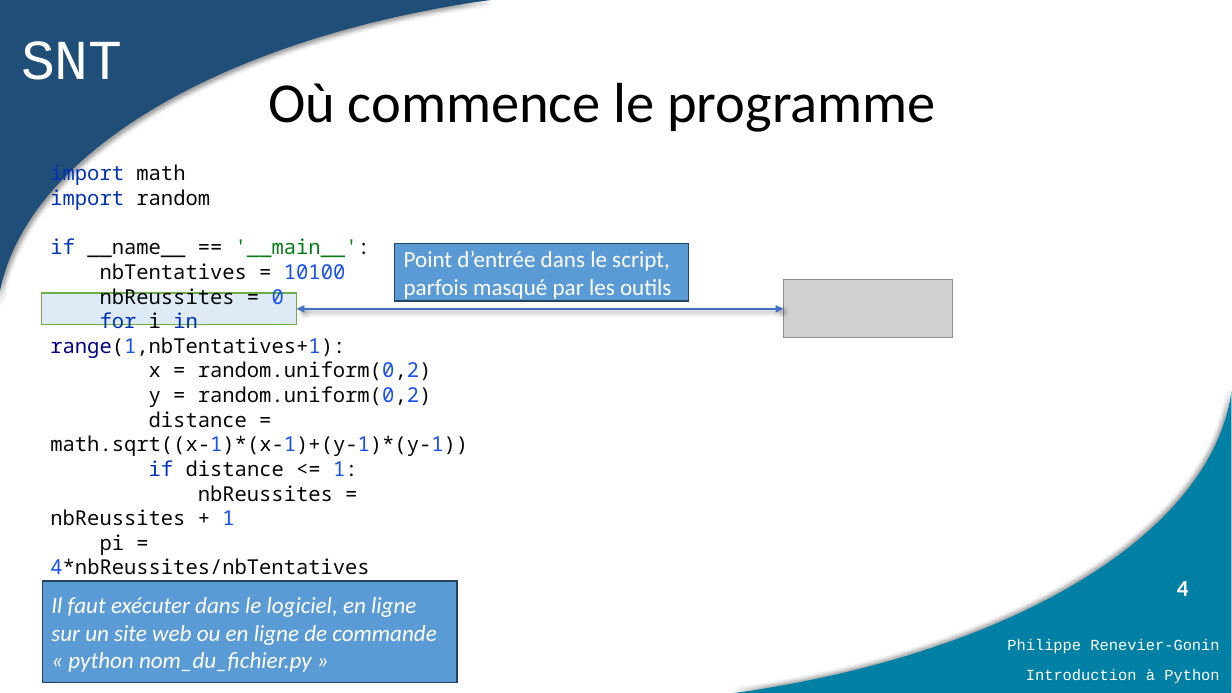
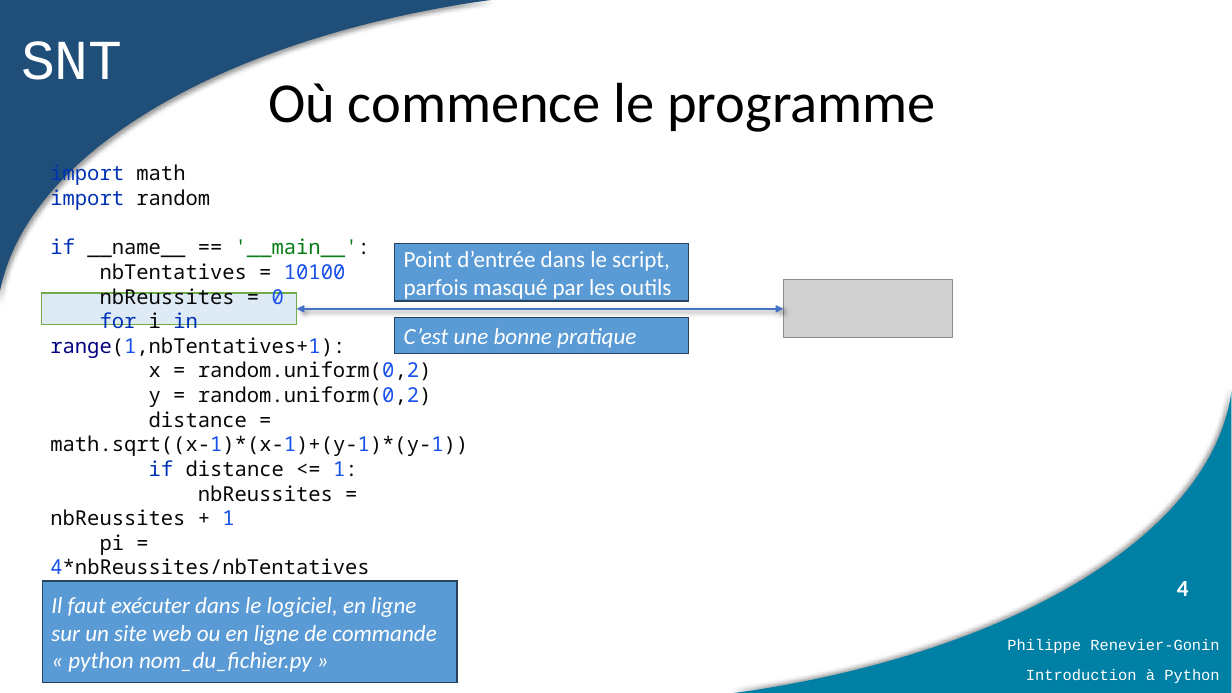
Before and after one commit to PhilippeRenevierGonin/snt, a slide deck: slide 4 of 01_python/cours/02_présentation de python.pptx. Drawn at 1232x693 pixels with LibreOffice and Linux fonts; fonts in the diff are those of the drawing; grey boxes stand for pictures. Boxes give left, top, right and bottom in pixels: in the first picture for what was removed or moved away, otherwise in the second. Text is boxed around its words. In the diff, an @@ line names an element or a change of style, - is before the commit and + after.

```diff
--- a/01_python/cours/02_présentation de python.pptx
+++ b/01_python/cours/02_présentation de python.pptx
@@ rectangle added at box(395, 318, 689, 354), fill #5B9BD5, outline #28445D 1 pt, 18 pt, text #FFFFFF, italic @@
+C’est une bonne pratique
```
Also in this commit, not shown: 4 other slides changed, 11 other files.
